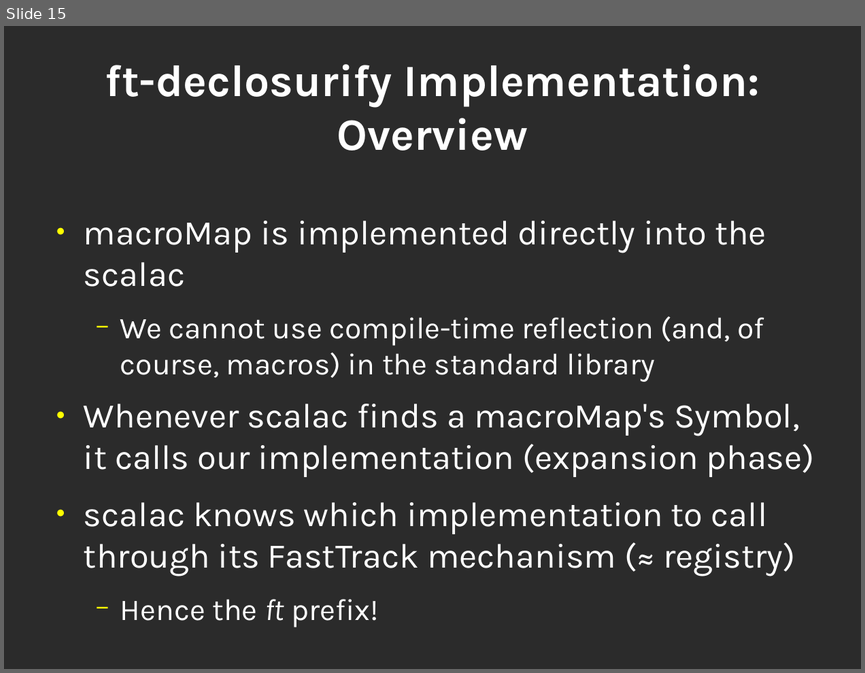
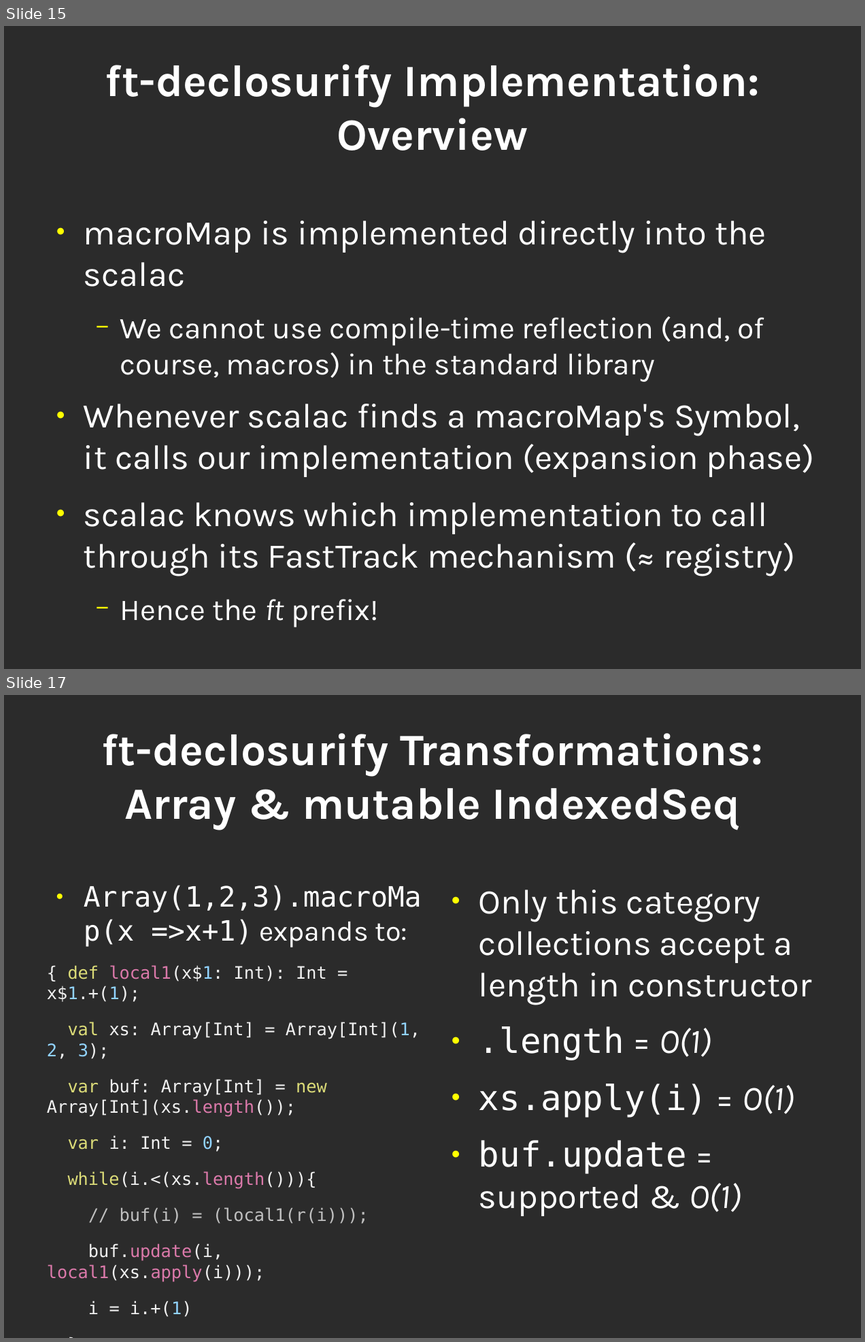
Before and after one commit to geo-kollias/msc-thesis-tex, a slide deck: geokollias_msc_thesis_pres.odp. Shown one above the other, each under a label of ours: slide 15 before the commit, slides 15 and 17 after it; the slides between them are not shown. The pictures are 865x673 and 865x1342 pixels, drawn with LibreOffice and Linux fonts; fonts in the diff are those of the drawing; background and template pictures are left out; a plain dark background stands for a picture behind light text. Boxes give left, top, right and bottom in pixels: in the first picture for what was removed or moved away, otherwise in the second. Text is boxed around its words. In the diff, an @@ line names an element or a change of style, - is before the commit and + after.

```diff
--- a/geokollias_msc_thesis_pres.odp
+++ b/geokollias_msc_thesis_pres.odp
@@ slide 17 added at box(4, 695, 861, 1338), background picture (left out) @@
@@ title added at box(102, 733, 763, 830), 41.4 pt, text #FFFFFF, bold @@
+ft-declosurify Transformations: Array & mutable IndexedSeq
@@ text added at box(47, 885, 422, 1317), 16 pt, text #F0F0F0 @@
+● Array(1,2,3).macroMap(x =>x+1) expands to:
+{ def local1(x$1: Int): Int = x$1.+(1);
+val xs: Array[Int] = Array[Int](1, 2, 3);
+var buf: Array[Int] = new Array[Int](xs.length());
+var i: Int = 0;
+while(i.<(xs.length())){
+// buf(i) = (local1(r(i)));
+buf.update(i, local1(xs.apply(i)));
+i = i.+(1)
+};
+buf
+}
@@ text added at box(479, 889, 812, 1216), 32 pt, text #FFFFFF @@
+● Only this category collections accept a length in constructor
+● .length = O(1)
+● xs.apply(i) = O(1)
+● buf.update = supported & O(1)
```
Also in this commit, not shown: 1 slide changed, 4 other slides added.
